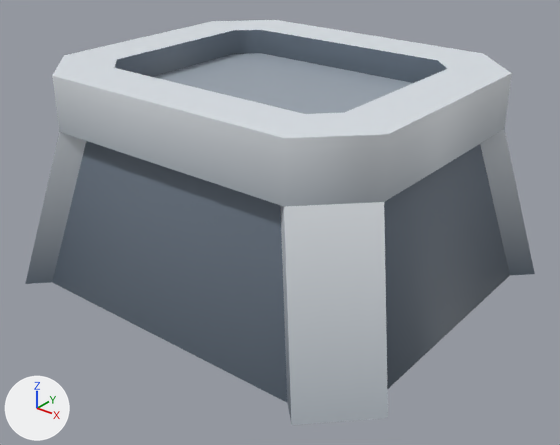
One commit to the glTF model client/public/assets/kenney-station/table-inset-small.glb: the scene before it, then after it.
Before and after are seen from a camera (50 mm lens) standing at (0.857, -1.068, 0.449) and looking at (0.03, -0.033, -0.192). Lighting does not change. The marker at lower left points along +X, +Y and +Z. The picture after the commit comes second. Where no turn or scale is listed for an object, it has been applied to the vertices. Vertices at exactly the same position are counted once.

The first picture shows 'table-inset-small'.
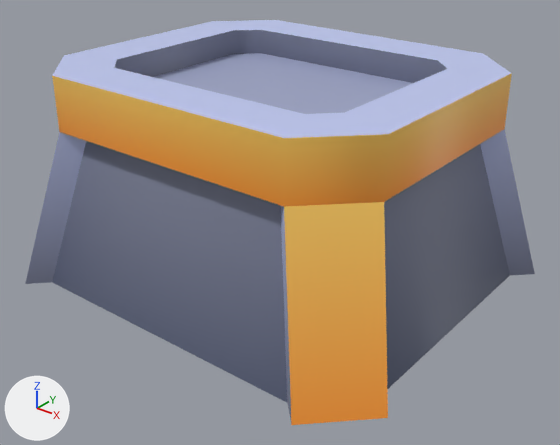
The change, as a list of edits to the scene's bpy script:
```text
Change me_table_inset_small:
    where me_table_inset_small.from_pydata(...)  # 72 vertices, 122 faces; spans x -0.421..0.421, y -0.371..0.371, z -0.2..0.2
    used by ob_table_inset_small; location = (0.0, 0.0, -0.1)
    me_table_inset_small part 1: 52 faces centred in x -0.376..0.376, y -0.314..0.314, z -0.2..0.183 are repainted in the vertex colours; the middle colour goes from greyish blue #6c7885 to greyish blue #7d829a
    me_table_inset_small part 2: 24 faces centred in x -0.35..0.364, y -0.314..0.314, z -0.1..0.167 are repainted in the vertex colours; the middle colour goes from light grey #d0d6dc to orange #ffb64c
    me_table_inset_small part 3: 26 faces centred in x -0.385..0.385, y -0.335..0.335, z -0.1..0.15 are repainted in the vertex colours; the middle colour goes from grey #9ca6b1 to greyish blue #9ea5c6
    me_table_inset_small part 4: 20 faces centred in x -0.338..0.338, y -0.267..0.276, z 0.0..0.2 are repainted in the vertex colours; the middle colour goes from white #dde3e9 to blue #bfc8f0
```

Changed parts and their boxes [x1, y1, x2, y2] in the pictures (560 x 445 px):
part 1 of me_table_inset_small, recoloured: [52, 30, 510, 402] in both
part 2 of me_table_inset_small, recoloured (light grey to orange): [52, 73, 512, 425] in both
part 3 of me_table_inset_small, recoloured: [25, 53, 535, 425] in both
part 4 of me_table_inset_small, recoloured (white to blue): [52, 20, 511, 274] in both
